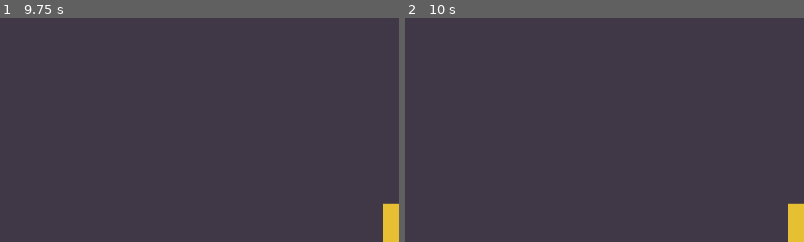
Above: before the commit, frames 1-2 (left to right).
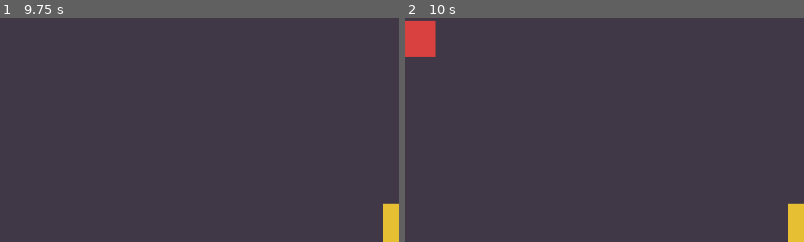
Above: after the commit, the same moments.

Repository: machsheltie/Eurobound
Game: Godot game, scene res://Scenes/worlds/Debaucheryville/ClocktowerPlaza.tscn
The game is run twice, just before and just after one commit, with the same random seed, the same clock (stepped at 60 frames per second) and the same inputs. The project has no main scene, so this scene is started directly.
Inputs (mouse positions are % of the whole screen's width and height, from its top left):
- Up to frame 1 (9.75 s): tap Enter at 0.5, 2, 4.25, 5.1 s; move the mouse to (72, 45) at 0.52 s; hold D (move_right) 0.53-1.25 s; hold E (interact) 0.53-1.25 s; click (72, 45) at 0.67 s; tap Space at 0.77, 1.25, 3.5, 3.77, 5, 6.77 s; drag from (30, 55) to (50, 50) at 1.27 s; move the mouse to (60, 28) at 2.02 s; hold D (move_right) 2.03-2.75 s; hold Shift 2.03-2.75 s; drag from (45, 70) to (20, 35) at 2.77 s; move the mouse to (80, 65) at 3.52 s; hold A (move_left) 3.53-4.25 s; tap Ctrl at 3.6 s; drag from (20, 35) to (50, 50) at 4.27 s; move the mouse to (55, 50) at 5.02 s; hold S (move_down) 5.03-5.75 s; click (55, 50) at 5.17 s; drag from (35, 25) to (30, 55) at 5.77 s; move the mouse to (72, 45) at 6.52 s; hold W (move_up) 6.53-7.25 s; tap Alt at 6.6 s; drag from (30, 55) to (50, 50) at 7.27 s; move the mouse to (60, 28) at 8.02 s; hold S (move_down) 8.03-8.75 s; hold E (interact) 8.03-8.75 s; drag from (45, 70) to (20, 35) at 8.77 s; move the mouse to (80, 65) at 9.52 s; hold W (move_up) from 9.53 s (still down); hold Shift from 9.53 s (still down); click (80, 65) at 9.67 s
- Up to frame 2 (10 s): keep holding W (move_up); keep holding Shift; tap Space at 9.77 s
The pictures show only the part of the screen within x 0-50%, y 0-50%; the shares and areas given below are measured in that part.

Frame 1 is identical in both runs. In frame 2, 1.2% of the frame differs, in the area x 0-8%, y 1-18%.

Commit message:
feat: wandering overworld enemy that triggers battle on contact

Diff:
--- a/Scripts/characters/enemy.gd
+++ b/Scripts/characters/enemy.gd
@@ -1,3 +1,55 @@
 extends Area2D
+## Visible overworld enemy: wanders near its spawn, touching the player
+## starts a battle via SceneRouter.
+
+const WANDER_SPEED := 50.0
+const WANDER_RADIUS := 120.0
 
 @export var enemy_id: String = ""
+
+var _home: Vector2
+var _direction: Vector2 = Vector2.ZERO
+var _triggered: bool = false
+
+func _ready() -> void:
+	collision_layer = 0
+	collision_mask = 1
+	_home = position
+
+	var visual := ColorRect.new()
+	visual.color = Color(0.85, 0.25, 0.25)  # danger-red placeholder
+	visual.size = Vector2(26, 26)
+	visual.position = Vector2(-13, -13)
+	add_child(visual)
+
+	var shape := CollisionShape2D.new()
+	var rect := RectangleShape2D.new()
+	rect.size = Vector2(26, 26)
+	shape.shape = rect
+	add_child(shape)
+
+	body_entered.connect(_on_body_entered)
+
+	var timer := Timer.new()
+	timer.wait_time = 1.2
+	timer.timeout.connect(_pick_direction)
+	add_child(timer)
+	timer.start()
+	_pick_direction()
+
+func _pick_direction() -> void:
+	if position.distance_to(_home) > WANDER_RADIUS:
+		_direction = (_home - position).normalized()
+	else:
+		_direction = Vector2.from_angle(randf() * TAU) if randf() > 0.3 else Vector2.ZERO
+
+func _process(delta: float) -> void:
+	if not _triggered:
+		position += _direction * WANDER_SPEED * delta
+
+func _on_body_entered(body: Node) -> void:
+	if _triggered or not (body is CharacterBody2D):
+		return
+	_triggered = true
+	body.can_move = false
+	SceneRouter.goto_battle(enemy_id)
